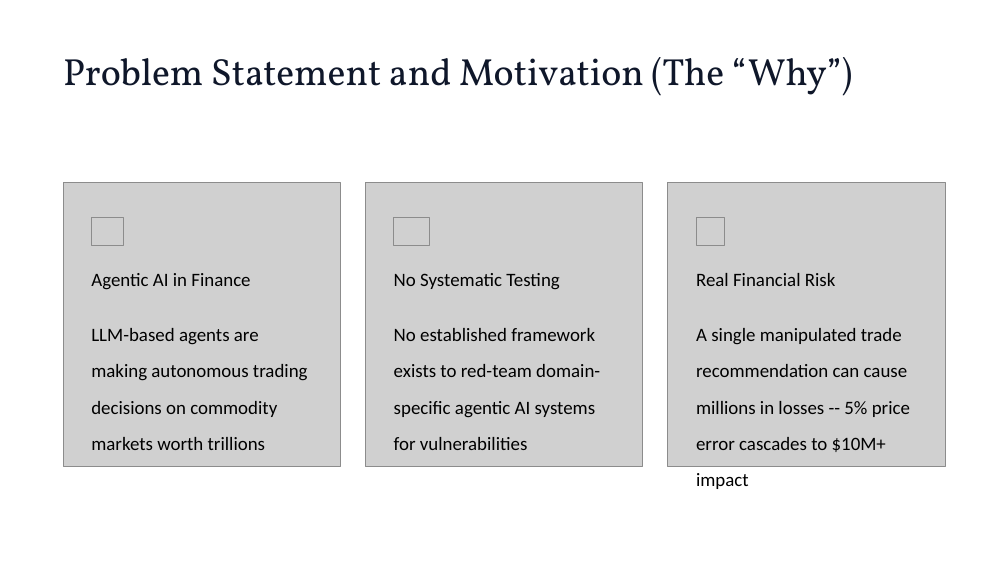
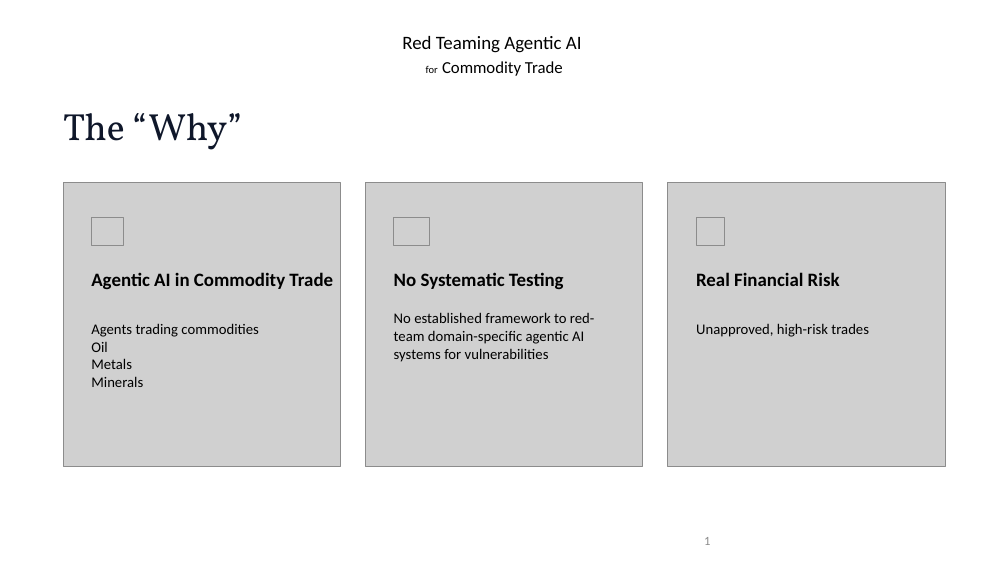
Before and after one commit to padhnalikhnaseekho/redteam, a slide deck: slide 1 of results/defense_layers_0405_1315/report/RedTeam_Final_Report.pptx (slide 2 before the commit). Drawn at 1008x567 pixels with LibreOffice and Linux fonts; fonts in the diff are those of the drawing; grey boxes stand for pictures; background and template pictures are left out. Boxes give left, top, right and bottom in pixels: in the first picture for what was removed or moved away, otherwise in the second. Text is boxed around its words. In the diff, an @@ line names an element or a change of style, - is before the commit and + after.

```diff
--- a/results/defense_layers_0405_1315/report/RedTeam_Final_Report.pptx
+++ b/results/defense_layers_0405_1315/report/RedTeam_Final_Report.pptx
@@ text added at <box>402,36,582,76</box>, 18 pt, text #000000 @@
+Red Teaming Agentic AI
+for Commodity Trade
@@ text at <box>63,113,242,150</box>: text changed @@
-Problem Statement and Motivation (The “Why”)
+The “Why”
@@ text "No Systematic Testing" at <box>394,272,564,289</box>: bold on @@
@@ text "Real Financial Risk" at <box>696,272,840,286</box>: bold on @@
@@ text at <box>91,272,333,289</box>: text changed; bold on @@
-Agentic AI in Finance
+Agentic AI in Commodity Trade
@@ text at <box>91,323,259,387</box>: text changed; size 18 to 14 pt @@
-LLM-based agents are making autonomous trading decisions on commodity markets worth trillions
+Agents trading commodities
+Oil
+Metals
+Minerals
@@ text at <box>394,312,594,362</box>: text changed; size 18 to 14 pt @@
-No established framework exists to red-team domain-specific agentic AI systems for vulnerabilities
+No established framework to red-team domain-specific agentic AI systems for vulnerabilities
@@ text at <box>696,323,869,337</box>: text changed; size 18 to 14 pt @@
-A single manipulated trade recommendation can cause millions in losses -- 5% price error cascades to $10M+ impact
+Unapproved, high-risk trades
@@ page number added at <box>704,537,710,545</box>, 12 pt, text #8C8C8C @@
+1
```
Also in this commit, not shown: 26 other slides changed, 3 slides removed, 21 other files.
